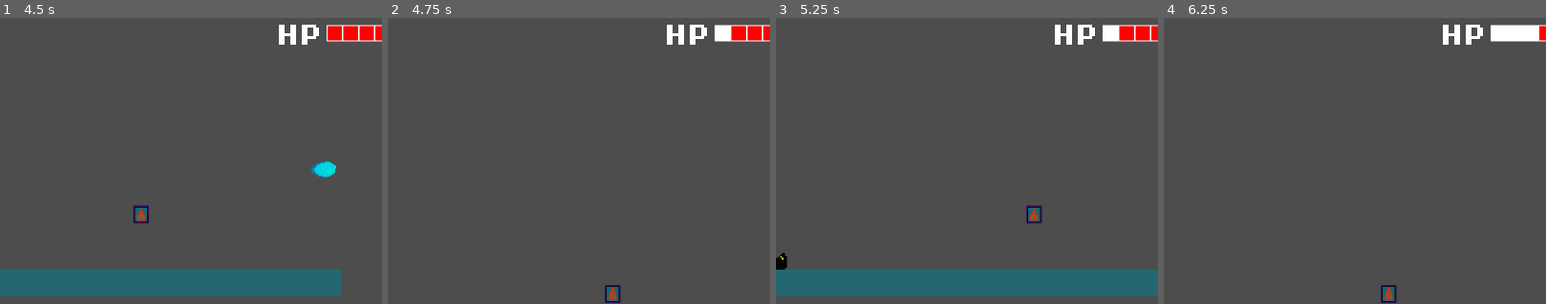
Above: before the commit, frames 1-4 (left to right).
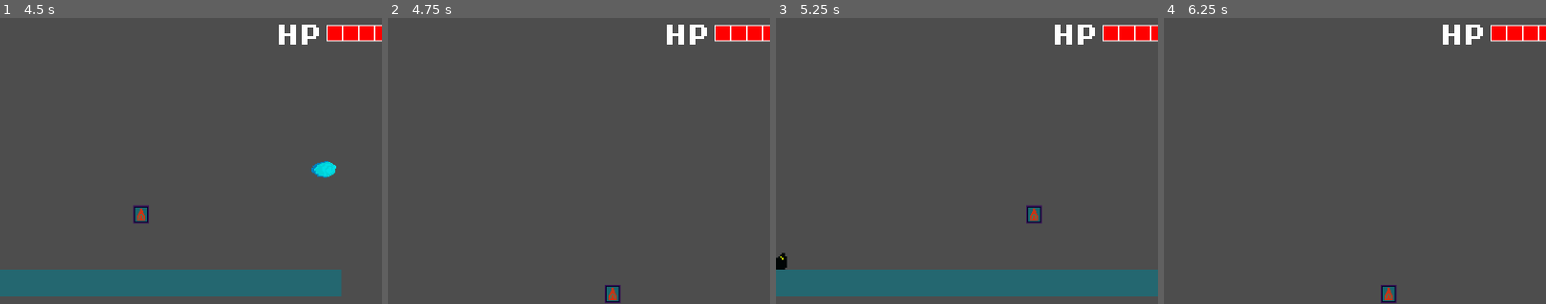
Above: after the commit, the same moments.

Repository: floriancaro/Jame-Gam-June-2024
Game: Godot game, scene res://scenes/main.tscn
Same seed, same stepped clock (60 frames per second), same inputs: the game is played once before the commit and once after it.
Inputs:
- Up to frame 1 (4.5 s): hold M (ability) 0.53-1.28 s; hold D (move_right) 0.53-2.03 s; tap Space (jump) at 0.77, 1.52, 3.02, 3.77 s; tap M (ability) at 1.35, 2.85, 4.35 s; hold A (move_left) 2.03-2.78 s; hold M (ability) 2.03-2.78 s; hold D (move_right) 2.78-4.28 s; hold M (ability) 3.53-4.28 s; hold A (move_left) from 4.28 s (still down)
- Up to frame 2 (4.75 s): keep holding A (move_left); tap Space (jump) at 4.52 s
- Up to frame 3 (5.25 s): release A (move_left) at 5.03 s; hold D (move_right) from 5.03 s (still down); hold M (ability) from 5.03 s (still down)
- Up to frame 4 (6.25 s): release D (move_right) at 5.78 s; release M (ability) at 5.78 s; hold A (move_left) from 5.78 s (still down); tap M (ability) at 5.85 s; tap Space (jump) at 6.02 s
The pictures show only the part of the screen within x 39-89%, y 2-52%; the shares and areas given below are measured in that part.

Frame 1 is identical in both runs. In frame 2, 0.2% of the frame differs, in the area x 85-90%, y 2-8%; in frame 3, 0.2%; in frame 4, 0.6%, in the area x 85-98%, y 2-8%.
Error after the commit: Invalid assignment of property or key 'visible' with value of type 'bool' on a base object of type 'null instance'. (res://scripts/health.gd:13)

Commit message:
fix health bar

Diff:
--- a/scripts/health.gd
+++ b/scripts/health.gd
@@ -1,11 +1,11 @@
 extends Node2D
 
-@onready var sprite_hp0 = $HP0
-@onready var sprite_hp1 = $HP1
-@onready var sprite_hp2 = $HP2
-@onready var sprite_hp3 = $HP3
-@onready var sprite_hp4 = $HP4
-@onready var sprite_hp5 = $HP5
+@onready var sprite_hp0 = $Camera2D/HP0
+@onready var sprite_hp1 = $Camera2D/HP1
+@onready var sprite_hp2 = $Camera2D/HP2
+@onready var sprite_hp3 = $Camera2D/HP3
+@onready var sprite_hp4 = $Camera2D/HP4
+@onready var sprite_hp5 = $Camera2D/HP5
 @onready var player = %Player
 
 # Called when the node enters the scene tree for the first time.
